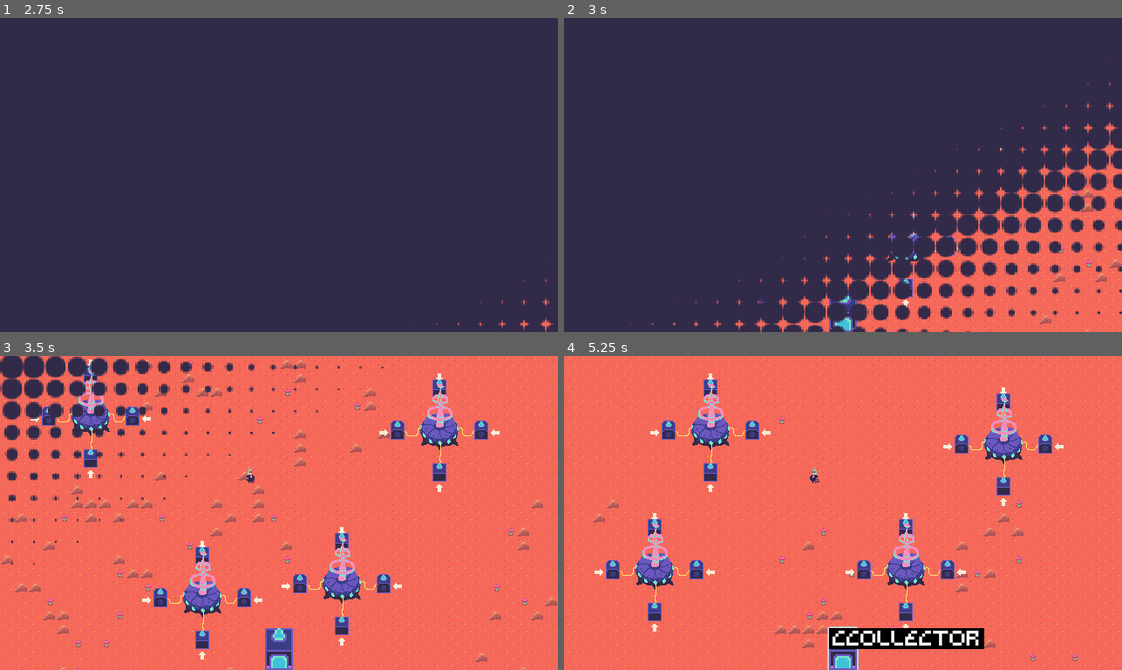
Above: before the commit, frames 1-4 (two rows, left to right).
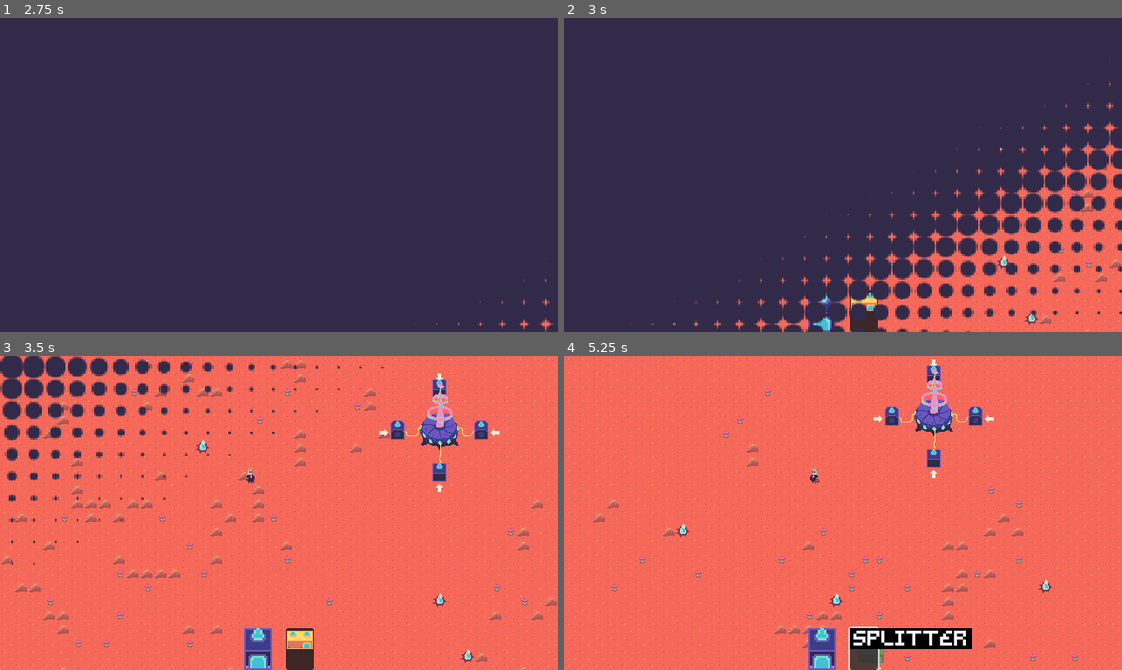
Above: after the commit, the same moments.

Repository: themoonforge/nebula-fm
Game: Godot game, scene res://scenes/ui/main_menu.tscn
Same seed, same stepped clock (60 frames per second), same inputs: the game is played once before the commit and once after it. The engine's default icon, where the game draws it, is replaced by a stand-in: a white triangle on a blue panel in a dark square.
Inputs (mouse positions are in pixels of both pictures, inside the frame that each line leads up to):
- Up to frame 1 (2.75 s): click "Start game" at 0.5 s; move the mouse to (401, 159) at 1.27 s; hold E (rotate_right) 1.28-2.03 s; tap R (generate) at 1.35, 2.3 s; click (401, 159) at 1.42 s; tap Enter at 2 s; move the mouse to (167, 190) at 2.02 s; hold Q (rotate_left) from 2.03 s (still down); tap Shift (build_continue) at 2.1 s
- Up to frame 2 (3 s): tap Shift (build_continue) at 2.75 s; move the mouse to (898, 105) at 2.77 s; release Q (rotate_left) at 2.78 s; hold E (rotate_right) from 2.78 s (still down); tap D (delete) at 2.85 s
- Up to frame 3 (3.5 s): keep holding E (rotate_right); tap R (generate) at 3.05 s
- Up to frame 4 (5.25 s): move the mouse to (815, 575) at 3.52 s; tap R (generate) at 3.6 s; click (815, 575) at 3.67 s; release E (rotate_right) at 4.25 s; click "cCollector" at 4.25 s; click "cCollector" (after the commit: "Splitter") at 5 s

Frame 1 is identical in both runs. In frame 2, 1.1% of the frame differs, in the area x 35-85%, y 61-100%; in frame 3, 6.1%; in frame 4, 9.9%, in the area x 5-90%, y 1-100%.

Commit message:
add splitter

Diff:
--- /dev/null
+++ b/resources/building/splitter.tres
@@ -0,0 +1,23 @@
+[gd_resource type="Resource" script_class="SplitterBuildingResource" load_steps=4 format=3 uid="uid://cn6kon66bh7gm"]
+
+[ext_resource type="Texture2D" uid="uid://bmt62u4mtyt2x" path="res://sprites/tileset2.png" id="1_0ffke"]
+[ext_resource type="Script" uid="uid://0i4s0mv6jlsp" path="res://scripts/resource/splitter_resource.gd" id="1_m7yki"]
+
+[sub_resource type="AtlasTexture" id="AtlasTexture_mi8d6"]
+atlas = ExtResource("1_0ffke")
+region = Rect2(192, 72, 32, 24)
+
+[resource]
+script = ExtResource("1_m7yki")
+name = &"Splitter"
+size = Vector2i(2, 1)
+background_tile = Vector2i(12, 4)
+input_locations = Dictionary[Vector2i, int]({
+Vector2i(1, 1): 2
+})
+output_locations = Dictionary[Vector2i, int]({
+Vector2i(0, -1): 2,
+Vector2i(1, -1): 2
+})
+icon = SubResource("AtlasTexture_mi8d6")
+metadata/_custom_type_script = "uid://0i4s0mv6jlsp"
--- a/scenes/building_2.tscn
+++ b/scenes/building_2.tscn
@@ -1,7 +1,7 @@
 [gd_scene load_steps=7 format=3 uid="uid://b5mjgreg8l3ap"]
 
 [ext_resource type="Script" uid="uid://o0f20sinybbj" path="res://scripts/building.gd" id="1_nlxt7"]
-[ext_resource type="Resource" uid="uid://cls7knxgownu5" path="res://resources/building/c_collector.tres" id="2_nlxt7"]
+[ext_resource type="Resource" uid="uid://cn6kon66bh7gm" path="res://resources/building/splitter.tres" id="2_nlxt7"]
 [ext_resource type="Script" uid="uid://d37e4wlqbw6gr" path="res://scripts/buffer.gd" id="3_ixa1u"]
 [ext_resource type="TileSet" uid="uid://cbb4sityyi4us" path="res://tileset/tileset.tres" id="4_hu0v8"]
 [ext_resource type="Texture2D" uid="uid://cogn2e21kqel" path="res://sprites/pivot_debug.png" id="5_a6xvv"]
@@ -12,7 +12,7 @@
 [node name="Building" type="Area2D"]
 script = ExtResource("1_nlxt7")
 building_resource = ExtResource("2_nlxt7")
-ground_size = Vector2i(1, 1)
+ground_size = Vector2i(2, 1)
 show_connection_indicators = true
 current_production_percentage = -1.0
 
@@ -29,7 +29,7 @@
 [node name="ConnectionIndicators" type="TileMapLayer" parent="."]
 unique_name_in_owner = true
 position = Vector2(0, -16)
-tile_map_data = PackedByteArray(0, 0, 0, 0, 1, 0, 2, 0, 8, 0, 5, 0, 0, 0)
+tile_map_data = PackedByteArray(0, 0, 1, 0, 255, 255, 2, 0, 10, 0, 5, 0, 0, 0, 1, 0, 1, 0, 2, 0, 10, 0, 5, 0, 0, 0, 0, 0, 255, 255, 2, 0, 10, 0, 5, 0, 0, 0)
 tile_set = ExtResource("4_hu0v8")
 collision_enabled = false
 navigation_enabled = false
@@ -37,7 +37,7 @@
 [node name="Background" type="TileMapLayer" parent="."]
 unique_name_in_owner = true
 position = Vector2(0, -16)
-tile_map_data = PackedByteArray(0, 0, 0, 0, 0, 0, 2, 0, 12, 0, 0, 0, 0, 0)
+tile_map_data = PackedByteArray(0, 0, 0, 0, 0, 0, 2, 0, 12, 0, 4, 0, 0, 0)
 tile_set = ExtResource("4_hu0v8")
 collision_enabled = false
 navigation_enabled = false
@@ -61,17 +61,17 @@
 offset_top = -13.0
 offset_right = 16.0
 offset_bottom = 3.0
-text = "C"
+text = "Space Radio"
 label_settings = SubResource("LabelSettings_mkjfx")
 horizontal_alignment = 1
 
 [node name="ShapeCollisionPolygon2D" type="CollisionPolygon2D" parent="."]
 unique_name_in_owner = true
 position = Vector2(8, -8)
-polygon = PackedVector2Array(-8, -12, -8, 8, 8, 8, 8, -12)
+polygon = PackedVector2Array(-8, -12, -8, 8, 24, 8, 24, -12, -8, -12)
 disabled = true
 
 [node name="GroundCollisionPolygon2D" type="CollisionPolygon2D" parent="."]
 unique_name_in_owner = true
 position = Vector2(8, -8)
-polygon = PackedVector2Array(-4, -4, 4, -4, 4, 4, -4, 4)
+polygon = PackedVector2Array(-4, -4, -4, 4, 20, 4, 20, -4)
--- a/scenes/ui/hotbar.tscn
+++ b/scenes/ui/hotbar.tscn
@@ -1,8 +1,9 @@
-[gd_scene load_steps=4 format=3 uid="uid://csjy35oh1vki4"]
+[gd_scene load_steps=5 format=3 uid="uid://csjy35oh1vki4"]
 
 [ext_resource type="Script" uid="uid://dpl7y8o8dswp0" path="res://scripts/ui/hotbar.gd" id="1_m1s8h"]
 [ext_resource type="PackedScene" uid="uid://donhenh45sal8" path="res://scenes/ui/transformer_item.tscn" id="2_6hkf2"]
 [ext_resource type="Resource" uid="uid://cls7knxgownu5" path="res://resources/building/c_collector.tres" id="3_6hkf2"]
+[ext_resource type="Resource" uid="uid://cn6kon66bh7gm" path="res://resources/building/splitter.tres" id="4_tyl16"]
 
 [node name="Hotbar" type="CanvasLayer"]
 script = ExtResource("1_m1s8h")
@@ -27,3 +28,7 @@
 [node name="TransformerItem" parent="MarginContainer/BottomContainer/TransformerContainer" instance=ExtResource("2_6hkf2")]
 layout_mode = 2
 transformer_resource = ExtResource("3_6hkf2")
+
+[node name="TransformerItem2" parent="MarginContainer/BottomContainer/TransformerContainer" instance=ExtResource("2_6hkf2")]
+layout_mode = 2
+transformer_resource = ExtResource("4_tyl16")
--- a/scripts/map/map.gd
+++ b/scripts/map/map.gd
@@ -71,9 +71,6 @@
 
 	_fill_layer(ground_layer, Tiles.SOURCE_0, Tiles.GROUND_0)
 	_place_radio_station(SubGrid.TOP_RIGHT)
-	_place_radio_station(SubGrid.TOP_LEFT)
-	_place_radio_station(SubGrid.BOTTOM_LEFT)
-	_place_radio_station(SubGrid.BOTTOM_RIGHT)
 	_place_note_sources(3)
 	_place_with_noise(obstacles_layer, Tiles.SOURCE_0, Tiles.ROCK_SMALL, Vector2(0.2, 0.25))
 	_place_patterns(obstacles_layer, tree_pattern_choices, Vector2(0.25, 0.3))
@@ -175,7 +172,6 @@
 	for col in range(0, grid_cols):
 		for row in range(0, grid_rows):
 			if _is_in_rect(Vector2i(col, row), station_rect):
-				print(Vector2i(col, row), " is in statioc subgrid")
 				continue
 
 			grid_cells.append(Vector2i(col, row))
--- a/scripts/map_manager/map_manager.gd
+++ b/scripts/map_manager/map_manager.gd
@@ -69,14 +69,6 @@
 		mode = Mode.DELETE
 		return
 
-	#if _borders_note_source(hovered_cell):
-	#	# todo: check if current ghost is a note extractor
-	#	# if so, it can be placed on this note_source cell
-	#	transformer_ghost_instance.sprite.modulate = COLOR_ADD
-	#elif !GridManager.is_cell_free(hovered_cell):
-	#	transformer_ghost_instance.sprite.modulate = COLOR_OCCUPIED
-	#	return
-
 	match mode:
 		Mode.BUILD:
 			if Input.is_action_just_pressed(&"rotate_right"):
@@ -91,7 +83,14 @@
 				building_cursor.building.modulate_sprite(COLOR_OCCUPIED)
 				return
 
-			building_cursor.building.modulate_sprite(COLOR_FREE)
+			if building_cursor.building.building_resource is CollectorBuildingResource:
+				if _borders_note_source(hovered_cell):
+					building_cursor.building.modulate_sprite(COLOR_ADD)
+				else:
+					building_cursor.building.modulate_sprite(COLOR_OCCUPIED)
+					return
+			else:
+				building_cursor.building.modulate_sprite(COLOR_FREE)
 
 			if Input.is_action_just_pressed(&"ui_click"):
 				#var clicked_position: Vector2 = mouse_pos
@@ -144,6 +143,7 @@
 	if !building_cursor:
 		return
 
+	building_cursor.building.building_resource = transformer_resource
 	building_cursor.building.modulate_sprite(COLOR_FREE)
 	building_cursor.building.show_connection_indicators = true
 	mode = Mode.BUILD
--- /dev/null
+++ b/scripts/resource/splitter_resource.gd
@@ -0,0 +1,13 @@
+class_name SplitterBuildingResource extends AbstractBuildingResource
+
+func produce(input_buffer: Buffer, output_buffer: Buffer) -> void:
+	var note: NoteResource = input_buffer.consume_first_note_from_input_buffer()
+
+	if !note:
+		return
+
+	output_buffer.add_element(note)
+	output_buffer.add_element(note)
+
+func label() -> StringName:
+	return "Splitter"
--- a/tileset/tileset.tres
+++ b/tileset/tileset.tres
@@ -212,11 +212,6 @@
 15:4/0/texture_origin = Vector2i(-8, 8)
 15:4/0/physics_layer_0/polygon_0/points = PackedVector2Array(-4, -4, -4, 4, 20, 4, 20, -4)
 15:4/0/physics_layer_1/polygon_0/points = PackedVector2Array(-8, -12, -8, 8, 24, 8, 24, -12, -8, -12, -8, -12, -8, -12, -8, -12, -8, -12, -8, -12, -8, -12, -8, -12, -8, -12, -8, -12, -8, -12, -8, -12)
-17:3/size_in_atlas = Vector2i(1, 3)
-17:3/0 = 0
-17:3/0/texture_origin = Vector2i(0, 16)
-17:3/0/physics_layer_0/polygon_0/points = PackedVector2Array(-4, -16, -4, 4, 4, 4, 4, -16)
-17:3/0/physics_layer_1/polygon_0/points = PackedVector2Array(-8, -28, -8, 8, 8, 8, 8, -28)
 0:13/size_in_atlas = Vector2i(3, 3)
 0:13/0 = 0
 0:13/0/texture_origin = Vector2i(-16, 16)
@@ -227,6 +222,19 @@
 0:0/0/physics_layer_0/polygon_0/points = PackedVector2Array(-4, -40, 24, -40, 24, -32, 40, -32, 40, 4, 56, 4, 56, -32, 72, -32, 72, -40, 100, -40, 100, -56, 72, -56, 72, -64, 56, -64, 56, -96, 40, -96, 40, -64, 24, -64, 24, -56, -4, -56)
 0:0/0/physics_layer_1/polygon_0/points = PackedVector2Array(56, -108, 40, -108, 40, -88, 44, -80, 36, -76, 32, -72, 32, …(387 unchanged characters)…
 8:7/0 = 0
+8:9/0 = 0
+10:8/0 = 0
+10:9/0 = 0
+11:9/0 = 0
+11:8/0 = 0
+12:8/0 = 0
+12:9/0 = 0
+17:4/size_in_atlas = Vector2i(1, 3)
+17:4/next_alternative_id = 2
+17:4/0 = 0
+17:4/0/texture_origin = Vector2i(0, 16)
+17:4/0/physics_layer_0/polygon_0/points = PackedVector2Array(4, -20, -4, -20, -4, 4, 4, 4)
+17:4/0/physics_layer_1/polygon_0/points = PackedVector2Array(-8, -28, 8, -28, 8, 8, -8, 8)
 
 [resource]
 physics_layer_0/collision_layer = 1
Not shown, added: scripts/resource/splitter_resource.gd.uid
Binary file changed: sprites/tileset2.png
